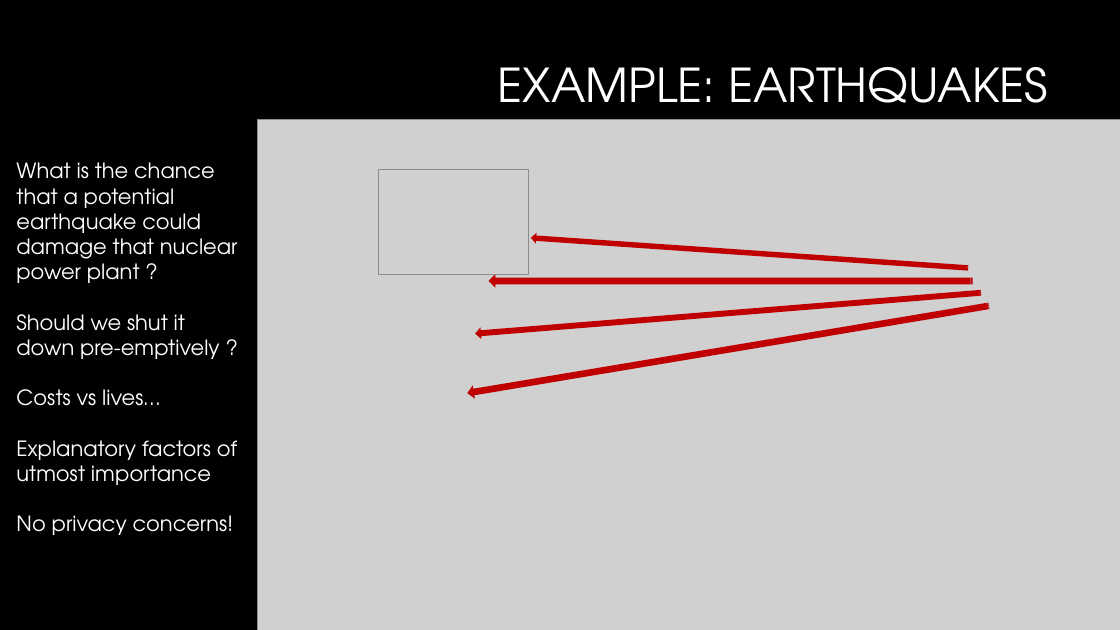
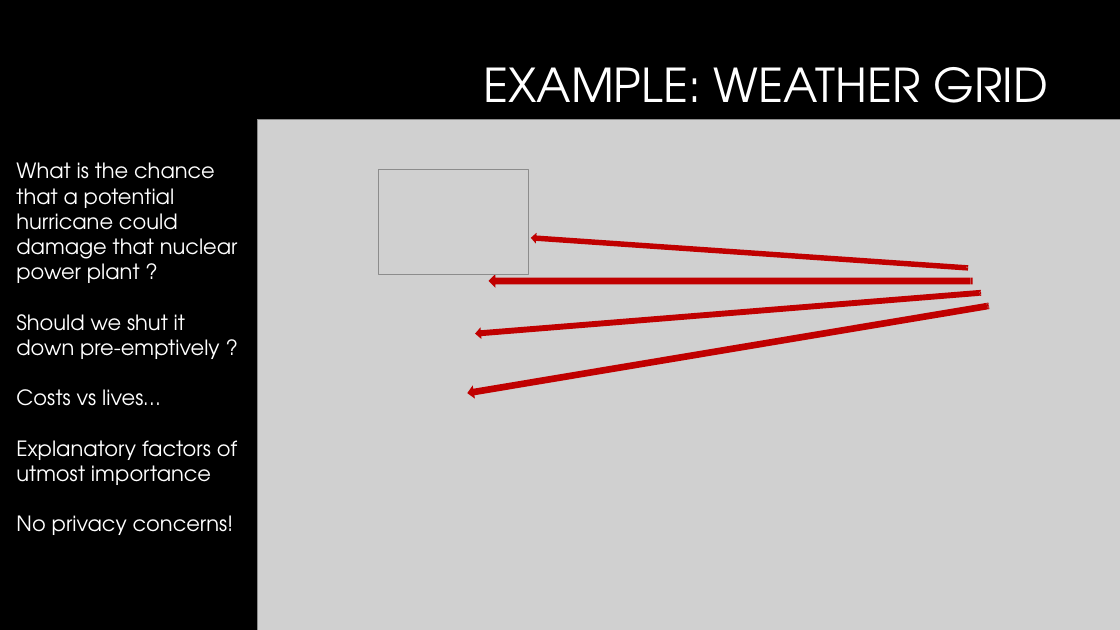
Before and after one commit to cassinius/phd-presentations, a slide deck: slide 3 of 2018/graph_privacy_explainability/powerpoint/ExplainabilityVsPrivacy.pptx. Drawn at 1120x630 pixels with LibreOffice and Linux fonts; fonts in the diff are those of the drawing; grey boxes stand for pictures; background and template pictures are left out. Boxes give left, top, right and bottom in pixels: in the first picture for what was removed or moved away, otherwise in the second. Text is boxed around its words. In the diff, an @@ line names an element or a change of style, - is before the commit and + after.

Commit message:
presentation, version 2

```diff
--- a/2018/graph_privacy_explainability/powerpoint/ExplainabilityVsPrivacy.pptx
+++ b/2018/graph_privacy_explainability/powerpoint/ExplainabilityVsPrivacy.pptx
@@ title at (483,67,1048,124): text changed @@
-EXAMPLE: EARTHQUAKES
+EXAMPLE: WEATHER GRID
@@ text at (16,162,238,283): text changed @@
-What is the chance that a potential earthquake could damage that nuclear power plant ?
+What is the chance that a potential hurricane could damage that nuclear power plant ?
```
Also in this commit, not shown: 3 other slides changed.
